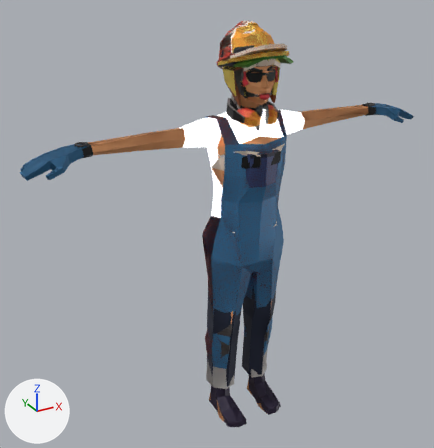
Two versions of the FBX model Assets/_Project/__Avatar_System2.0/Female/Regular_Body_Type/2. FBX/female_regular_body.fbx, one commit apart.
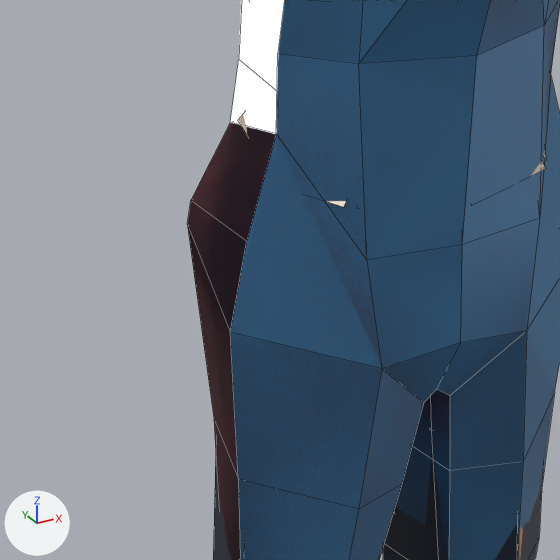
The first picture shows the older version from a 50 mm camera at (-1.298, -2.103, 2.07) aimed at (-0.108, 0.061, 0.989). The close-ups show the older and then the newer version on the part from 38% to 64% of the width and 42% to 68% of the height of that picture. Only the edits that show in the close-ups are written down. The axes (+X, +Y, +Z) are drawn at lower left. The lights are the same throughout. The close-ups show mesh edges as thin lines.

Objects in the first close-up: 'Female_Torso_CoverallsBlue', 'Female_Torso_CoverallsBrown', 'Neutral_Legs_JeansDkBlue' and 2 more.
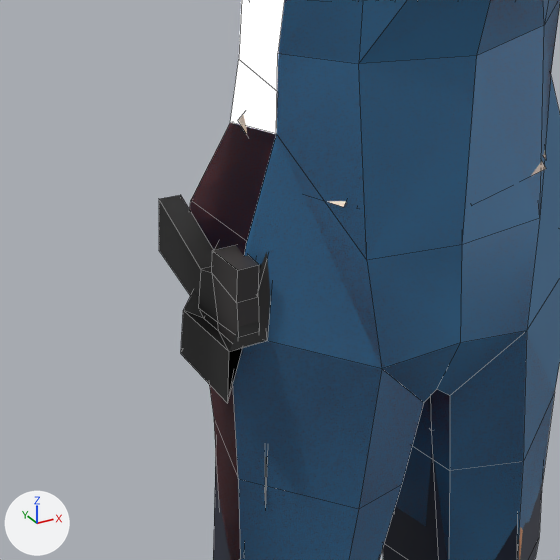
Boxes [x1, y1, x2, y2] around the edits, measured in the close-ups (560 x 560 px):
'Neutral_Waist_Gun-ActionMan', added
    after: [159, 195, 271, 505]

The change in detail:
Mesh me_neutral_waist_gun_actionman is new.
It has 38 vertices, 37 faces and spans x -0.208..-0.144, y -0.064..0.104, z 0.685..0.977.
It uses material mat_aa_pp.
Object 'Neutral_Waist_Gun-ActionMan' (ob_neutral_waist_gun_actionman) is new; it shows me_neutral_waist_gun_actionman.
Its location is (0.0, 0.0, 0.0).
